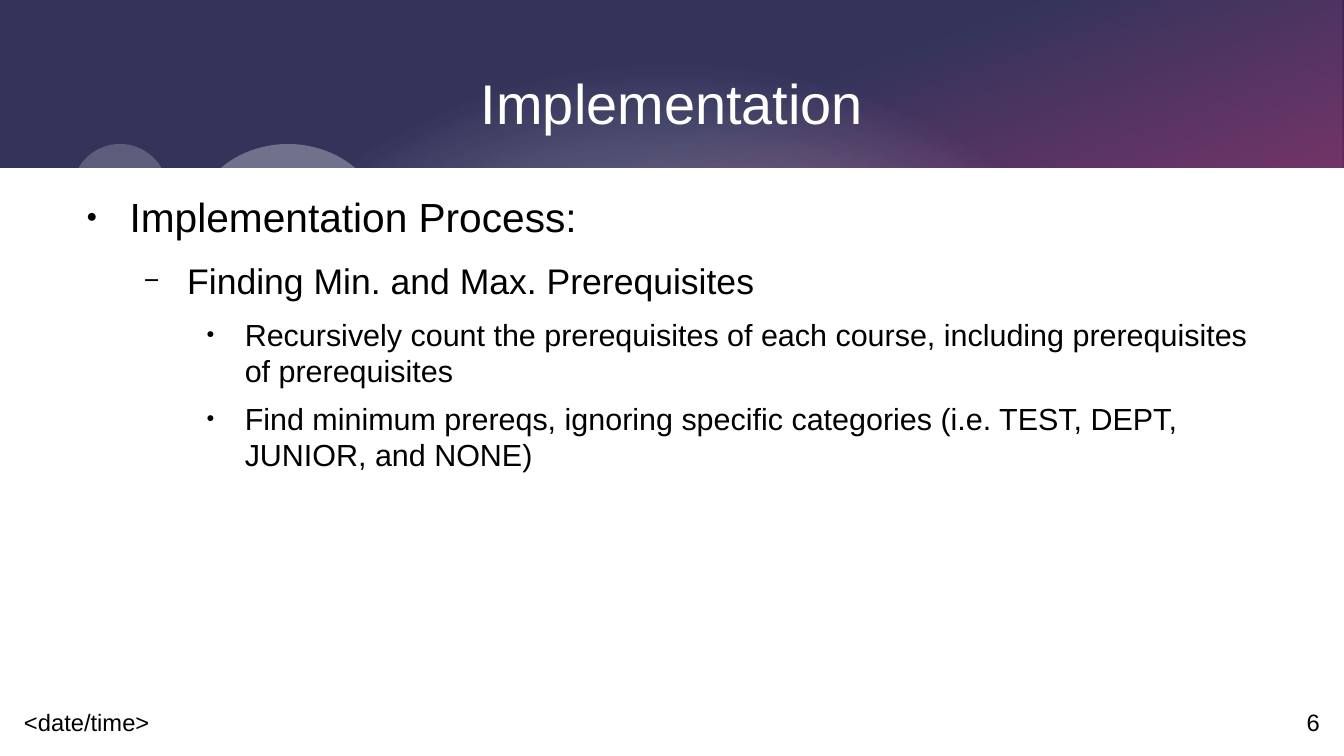
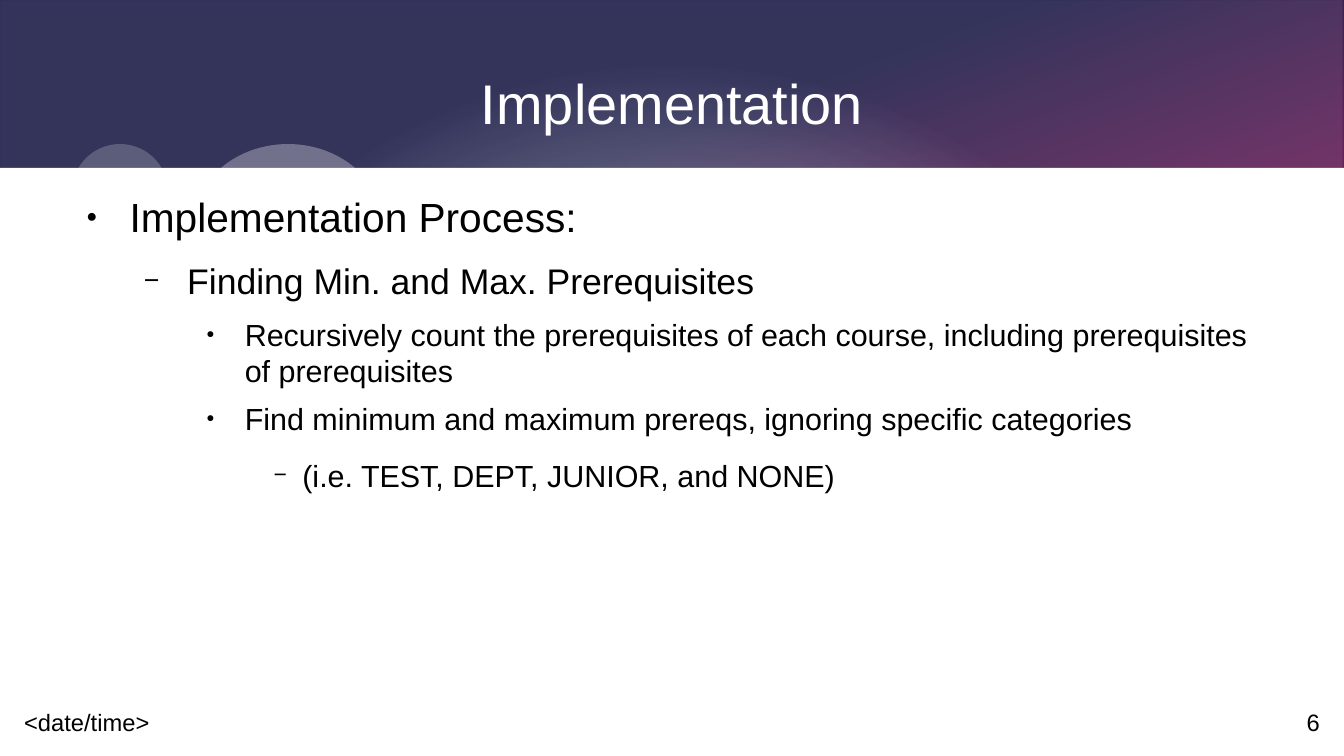
Before and after one commit to DylanSullins/CS291Project, a slide deck: slide 6 of Presentation.pptx. Drawn at 1344x756 pixels with LibreOffice and Linux fonts; fonts in the diff are those of the drawing. Boxes give left, top, right and bottom in pixels: in the first picture for what was removed or moved away, otherwise in the second. Text is boxed around its words. In the diff, an @@ line names an element or a change of style, - is before the commit and + after.

Commit message:
Fixed minor error in presentation

```diff
--- a/Presentation.pptx
+++ b/Presentation.pptx
@@ text at (x1=245, y1=408, x2=1132, y2=492): text changed @@
-    ● Find minimum prereqs, ignoring specific categories (i.e. TEST, DEPT, JUNIOR, and NONE)
+    ● Find minimum and maximum prereqs, ignoring specific categories
+      − (i.e. TEST, DEPT, JUNIOR, and NONE)
```
